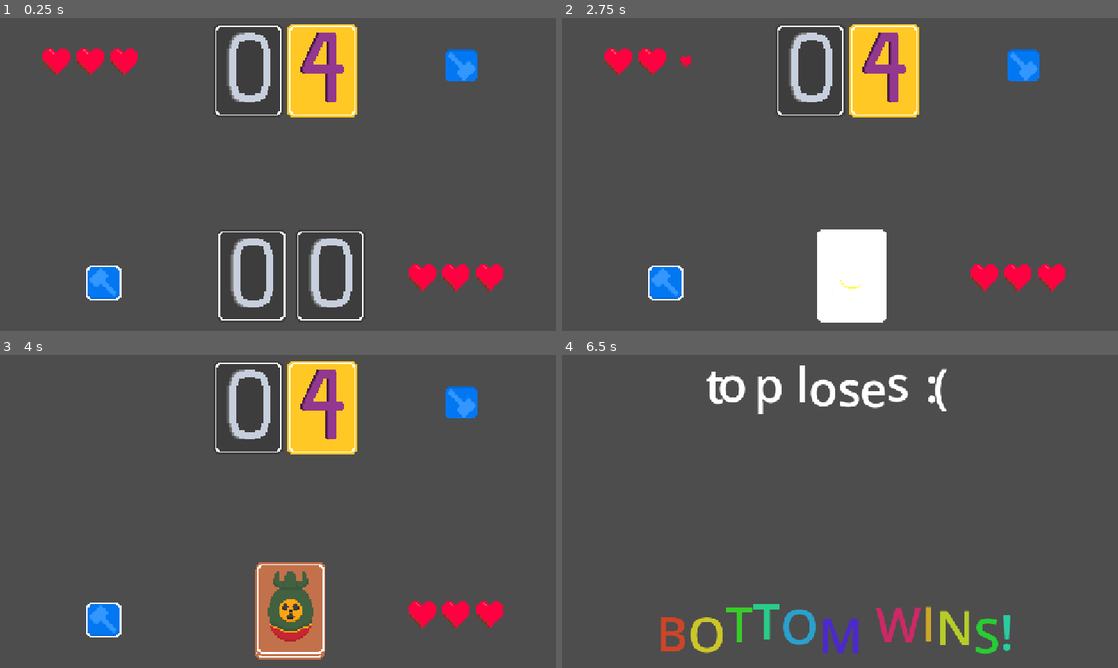
Above: before the commit, frames 1-4 (two rows, left to right).
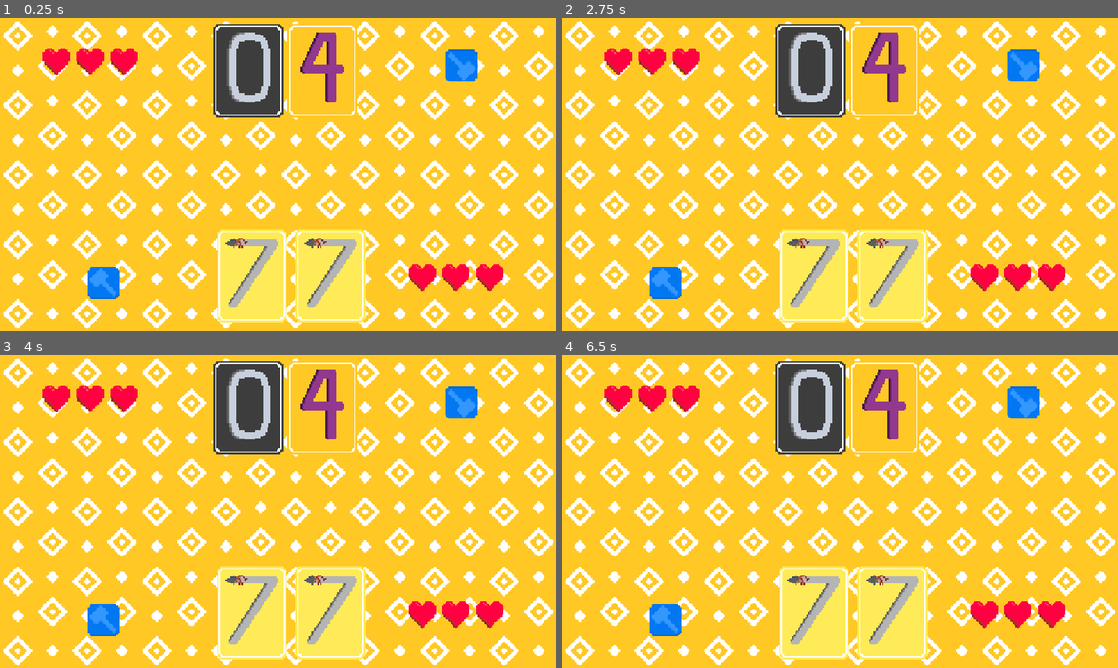
Above: after the commit, the same moments.

Repository: Hex-4/chop-chop-game-thing
Game: Godot game, scene res://dragging.tscn
Same seed, same stepped clock (60 frames per second), same inputs: the game is played once before the commit and once after it.
Inputs (mouse positions are in pixels of both pictures, inside the frame that each line leads up to):
- Up to frame 1 (0.25 s): no input
- Up to frame 2 (2.75 s): click (667, 284) at 0.52 s; click (667, 284) at 1.27 s; click (667, 284) at 2.02 s
- Up to frame 3 (4 s): drag from (250, 408) to (289, 611) at 2.77 s; drag from (322, 408) to (289, 611) at 3.52 s
- Up to frame 4 (6.5 s): click (851, 611) at 4.42 s; drag from (851, 611) to (884, 408) at 5.02 s; move the mouse to (1006, 558) at 5.77 s; click (1006, 558) at 5.92 s

The runs differ from the first frame. In frame 1, 89% of the frame differs, in the area x 0-100%, y 0-100%; in frame 2, 89%; in frame 3, 90%; in frame 4, 97%.
Error before the commit: Cannot call method 'set_trans' on a null value. (res://hearts.gd:26)

Commit message:
start with websockets + add wallpaper

Diff:
--- a/cardmanager.gd
+++ b/cardmanager.gd
@@ -4,18 +4,54 @@
 @export var bottom_team: Node2D
 @export var top_team: Node2D
 @export var playing: Node
+@export var server_url = "ws://localhost:8765"
 var ended = false
+var socket = WebSocketPeer.new()
 
 
 # Called when the node enters the scene tree for the first time.
 func _ready():
 	playing = bottom_team
+	# Initiate connection to the given URL.
+	var err = socket.connect_to_url(server_url)
+	if err != OK:
+		print("Unable to connect")
+		set_process(false)
+	else:
+		# Wait for the socket to connect.
+		await get_tree().create_timer(2).timeout
 
+		# Send data.
+		socket.send_text("x")
 
 
 # Called every frame. 'delta' is the elapsed time since the previous frame.
 func _process(delta):
-	pass
+	# Call this in _process or _physics_process. Data transfer and state updates
+	# will only happen when calling this function.
+	socket.poll()
+
+	# get_ready_state() tells you what state the socket is in.
+	var state = socket.get_ready_state()
+
+	# WebSocketPeer.STATE_OPEN means the socket is connected and ready
+	# to send and receive data.
+	if state == WebSocketPeer.STATE_OPEN:
+		while socket.get_available_packet_count():
+			print("Got data from server: ", socket.get_packet().get_string_from_utf8())
+
+	# WebSocketPeer.STATE_CLOSING means the socket is closing.
+	# It is important to keep polling for a clean close.
+	elif state == WebSocketPeer.STATE_CLOSING:
+		pass
+
+	# WebSocketPeer.STATE_CLOSED means the connection has fully closed.
+	# It is now safe to stop polling.
+	elif state == WebSocketPeer.STATE_CLOSED:
+		# The code will be -1 if the disconnection was not properly notified by the remote peer.
+		var code = socket.get_close_code()
+		print("WebSocket closed with code: %d. Clean: %s" % [code, code != -1])
+		set_process(false) # Stop processing.
 
 func card_played():
 
--- a/dragging.tscn
+++ b/dragging.tscn
@@ -1,6 +1,7 @@
-[gd_scene load_steps=13 format=3 uid="uid://c70515e17ph6y"]
+[gd_scene load_steps=14 format=3 uid="uid://c70515e17ph6y"]
 
 [ext_resource type="Script" uid="uid://jin7gpfmbcpm" path="res://cardmanager.gd" id="1_loax4"]
+[ext_resource type="Texture2D" uid="uid://cq5qqjxi5hkfh" path="res://wallpaper.png" id="2_jhote"]
 [ext_resource type="Script" uid="uid://cvwkrik40qvui" path="res://hearts.gd" id="2_ugjs4"]
 [ext_resource type="Texture2D" uid="uid://dbpaxo6048mfy" path="res://heart-3x.png" id="2_vcdgv"]
 [ext_resource type="PackedScene" uid="uid://dp6q3og2yem0d" path="res://card.tscn" id="2_vdxtg"]
@@ -31,6 +32,11 @@
 script = ExtResource("1_loax4")
 bottom_team = NodePath("Bottom team")
 top_team = NodePath("Top team")
+
+[node name="Wallpaper" type="TextureRect" parent="."]
+offset_right = 1152.0
+offset_bottom = 648.0
+texture = ExtResource("2_jhote")
 
 [node name="Top team" type="Node2D" parent="."]
 
@@ -111,12 +117,12 @@
 
 [node name="bottom 1" parent="Bottom team" node_paths=PackedStringArray("enemy_cards") instance=ExtResource("2_vdxtg")]
 position = Vector2(521, 533)
-number = 0
+number = 7
 enemy_cards = [NodePath("../../Top team/top 1"), NodePath("../../Top team/top 2")]
 
 [node name="bottom 2" parent="Bottom team" node_paths=PackedStringArray("enemy_cards") instance=ExtResource("2_vdxtg")]
 position = Vector2(684, 533)
-number = 0
+number = 7
 enemy_cards = [NodePath("../../Top team/top 1"), NodePath("../../Top team/top 2")]
 
 [node name="Background" type="Area2D" parent="."]
Binary file added: wallpaper.png
Not shown, added: wallpaper.png.import
